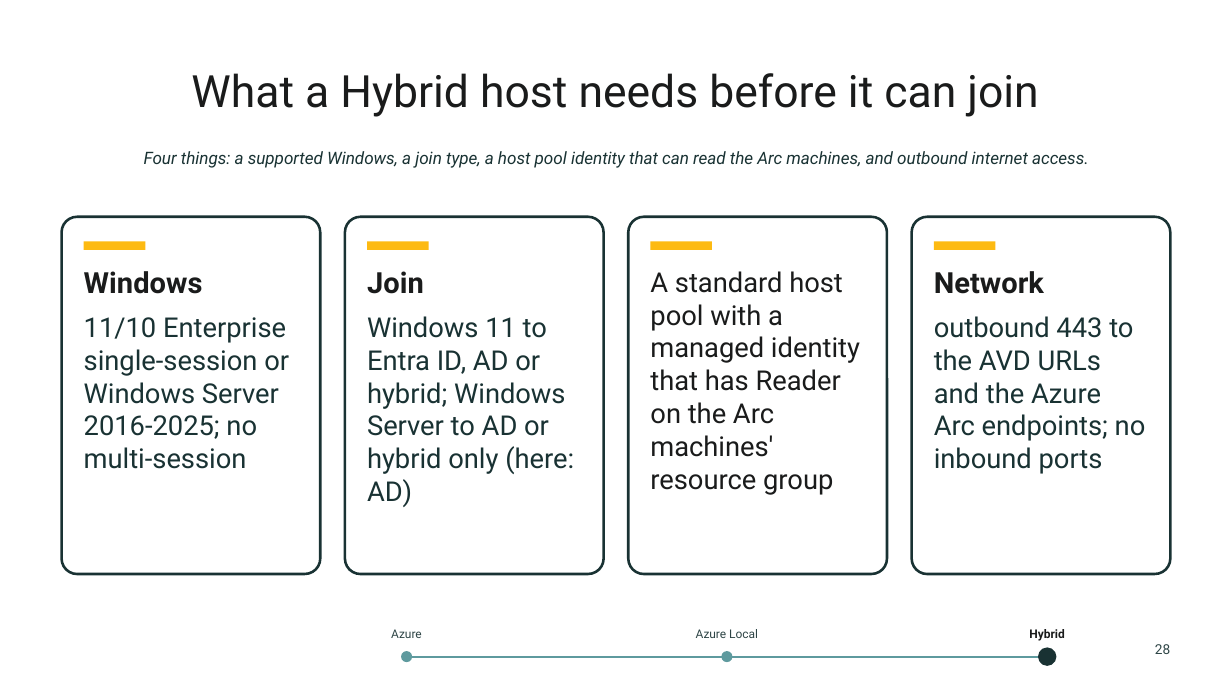
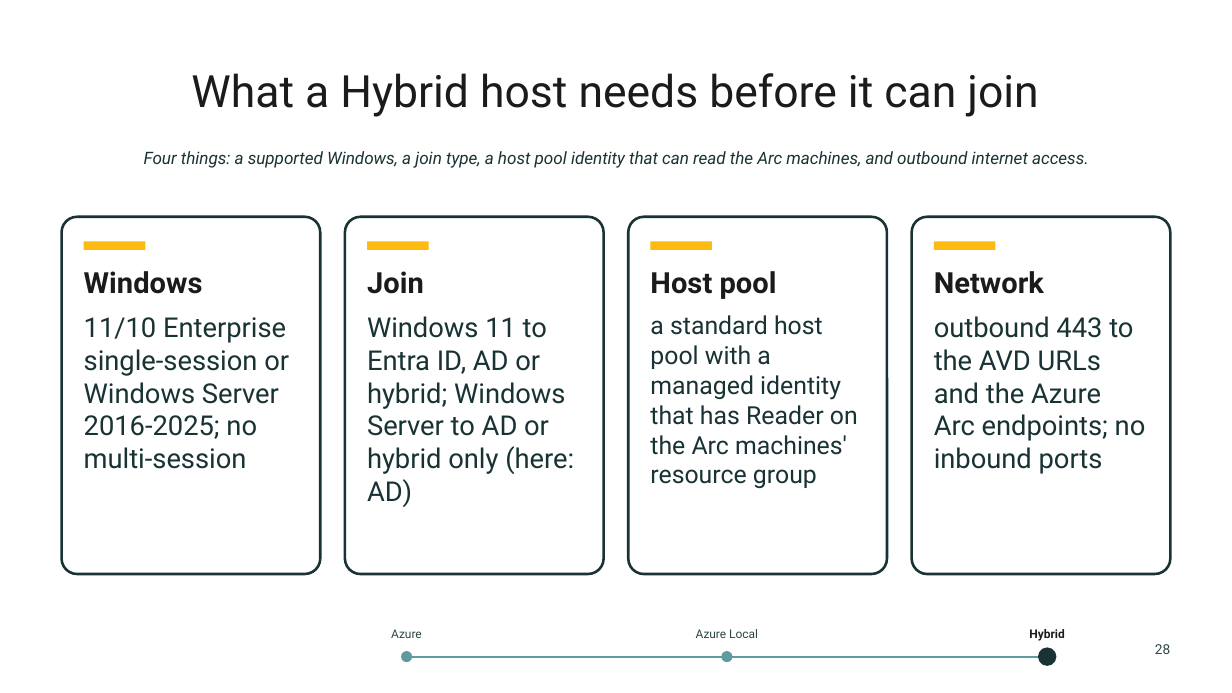
Before and after one commit to thisismydemo/nic2026_avd, a slide deck: slide 28 of presentation/AVD_Anywhere_NIC2026.pptx. Drawn at 1232x693 pixels with LibreOffice and Linux fonts; fonts in the diff are those of the drawing; background and template pictures are left out. Boxes give left, top, right and bottom in pixels: in the first picture for what was removed or moved away, otherwise in the second. Text is boxed around its words. In the diff, an @@ line names an element or a change of style, - is before the commit and + after.

```diff
--- a/presentation/AVD_Anywhere_NIC2026.pptx
+++ b/presentation/AVD_Anywhere_NIC2026.pptx
@@ text at box(650, 271, 858, 488): text changed; size 16 to 14.5 pt; text colour #1A1B1B to #193233 @@
-A standard host pool with a managed identity that has Reader on the Arc machines' resource group
+Host pool
+a standard host pool with a managed identity that has Reader on the Arc machines' resource group
```
Also in this commit, not shown: 13 other slides changed.
